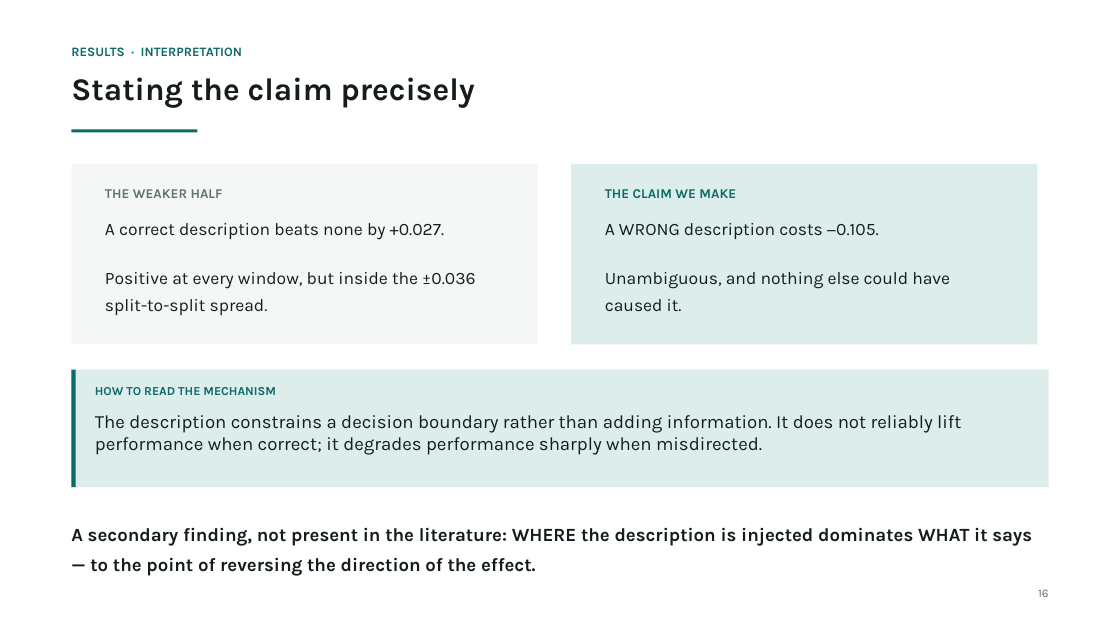
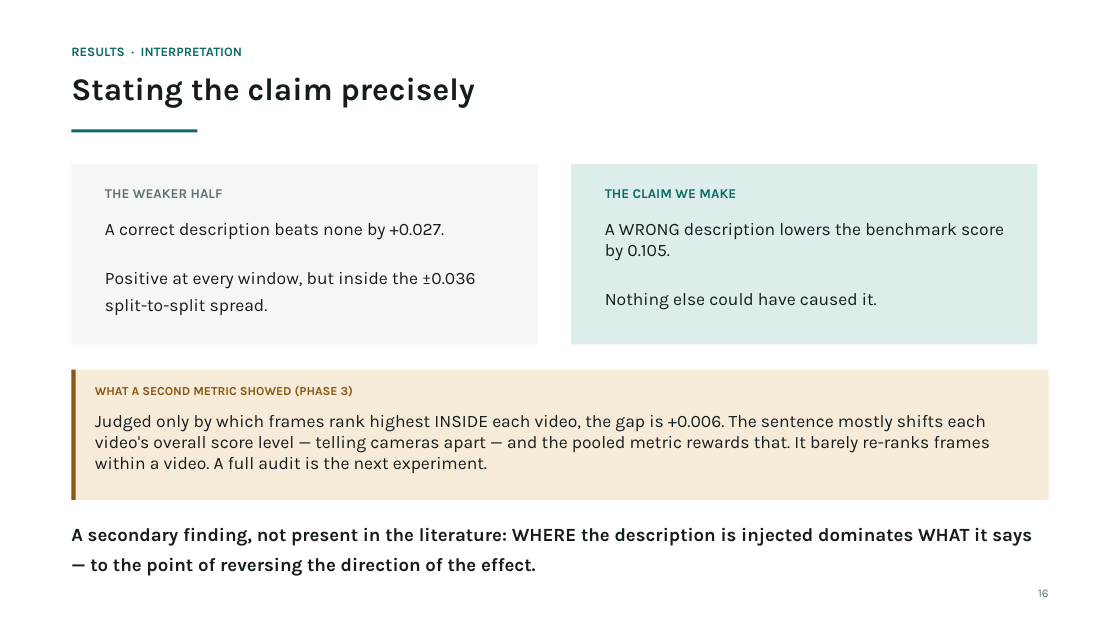
Before and after one commit to prakash-nitc/multimodal-anomaly-detection, a slide deck: slide 17 of docs/06_presentations/DA-ZVAD_Phase3_Review.pptx. Drawn at 1120x630 pixels with LibreOffice and Linux fonts; fonts in the diff are those of the drawing. Boxes give left, top, right and bottom in pixels: in the first picture for what was removed or moved away, otherwise in the second. Text is boxed around its words. In the diff, an @@ line names an element or a change of style, - is before the commit and + after.

Commit message:
Phase 3 deck full audit: setup slide (3 benchmarks, 418 videos, LLaVA), UCF-Crime in comparison and scene-count tables, wrong Ada-VAD citation fixed, within-video finding on interpretation/limitations/summary, plan follows master plan, references regenerated

```diff
--- a/docs/06_presentations/DA-ZVAD_Phase3_Review.pptx
+++ b/docs/06_presentations/DA-ZVAD_Phase3_Review.pptx
@@ text at (605,223,1004,310): text changed @@
-A WRONG description costs −0.105.
-Unambiguous, and nothing else could have caused it.
+A WRONG description lowers the benchmark score by 0.105.
+Nothing else could have caused it.
@@ rectangle: place and size @@
-rectangle at (71,370,1049,487)
+rectangle at (71,370,1049,500)
@@ rectangle at (71,370,1049,500): fill #DDEDEB to #F6EBD8 @@
@@ rectangle: place and size @@
-rectangle at (71,370,76,487)
+rectangle at (71,370,76,500)
@@ rectangle at (71,370,76,500): fill #0D6B67 to #8A5715 @@
@@ text at (95,386,353,397): text changed; text colour #0D6B67 to #8A5715 @@
-HOW TO READ THE MECHANISM
+WHAT A SECOND METRIC SHOWED (PHASE 3)
@@ text at (95,415,990,473): text changed; size 16 to 15 pt @@
-The description constrains a decision boundary rather than adding information. It does not reliably lift performance when correct; it degrades performance sharply when misdirected.
+Judged only by which frames rank highest INSIDE each video, the gap is +0.006. The sentence mostly shifts each video's overall score level — telling cameras apart — and the pooled metric rewards that. It barely re-ranks frames within a video. A full audit is the next experiment.
```
Also in this commit, not shown: 12 other slides changed, 1 other file.
